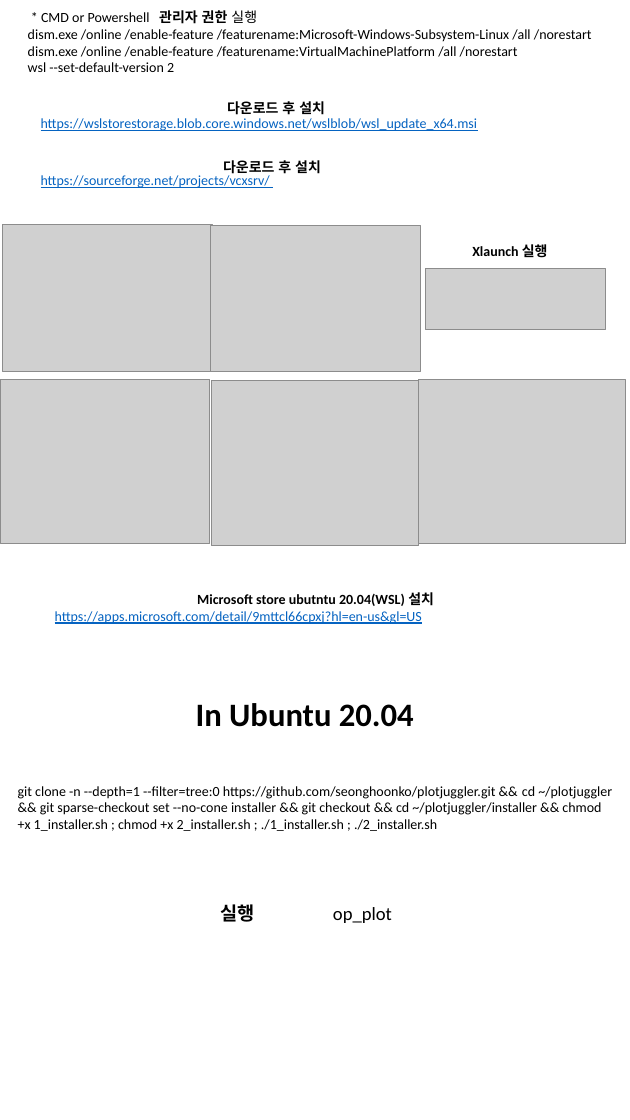
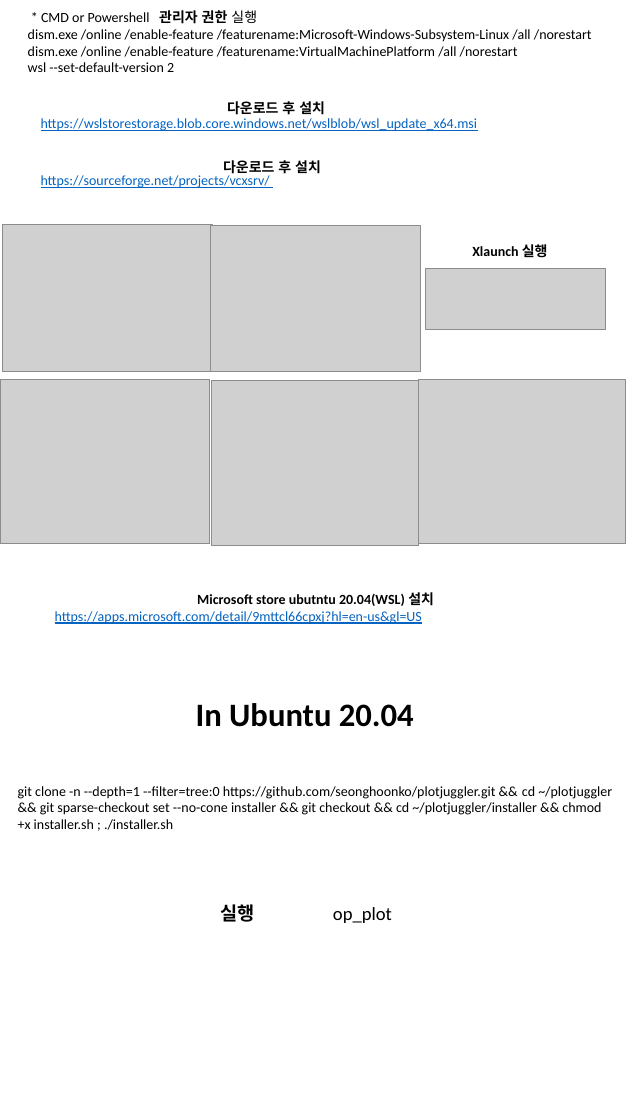
Before and after one commit to KeIIogg/tools, a slide deck: slide 1 of etc/Install plotjuggler with wsl2.pptx. Drawn at 630x1120 pixels with LibreOffice and Linux fonts; fonts in the diff are those of the drawing; grey boxes stand for pictures. Boxes give left, top, right and bottom in pixels: in the first picture for what was removed or moved away, otherwise in the second. Text is boxed around its words. In the diff, an @@ line names an element or a change of style, - is before the commit and + after.

```diff
--- a/etc/Install plotjuggler with wsl2.pptx
+++ b/etc/Install plotjuggler with wsl2.pptx
@@ text at [18, 786, 612, 830]: text changed @@
-git clone -n --depth=1 --filter=tree:0 https://github.com/seonghoonko/plotjuggler.git && cd ~/plotjuggler && git sparse-checkout set --no-cone installer && git checkout && cd ~/plotjuggler/installer && chmod +x 1_installer.sh ; chmod +x 2_installer.sh ; ./1_installer.sh ; ./2_installer.sh
+git clone -n --depth=1 --filter=tree:0 https://github.com/seonghoonko/plotjuggler.git && cd ~/plotjuggler && git sparse-checkout set --no-cone installer && git checkout && cd ~/plotjuggler/installer && chmod +x installer.sh ; ./installer.sh
```
Also in this commit, not shown: 1 other slide changed, 1 other file.
